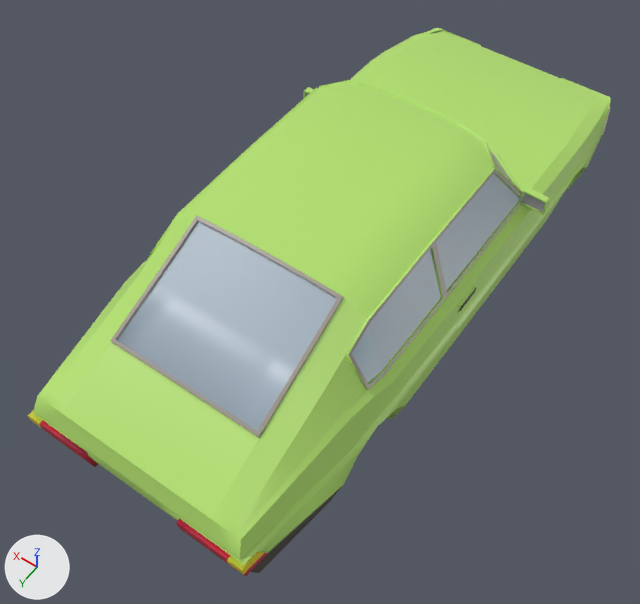
A saved change to the FBX model Assets/Models/Cars/Turbo/Turbo.fbx.
Before and after are seen from a 50 mm lens placed at (-2.33, 3.72, 5.48), pointed at (0.01, 0.45, 0.33). Arrows for +X, +Y and +Z are at lower left; the lights stay in place. Where no turn or scale is listed for an object, it has been applied to the vertices.

In view in the first picture: 'Body', 'Door_R', 'Hood', 'Trunk'.
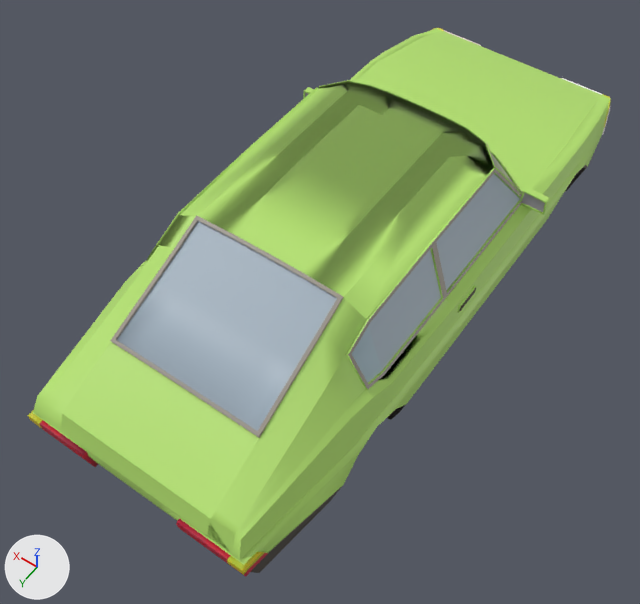
Where the newer file only moved an object's origin or applied its transform, the numbers keep the older frame.

The edits, one by one:
Material 'Body' (mat_body) is new.
Its texture is img_colourpalette_png.
me_circle is used by ob_body; location (0.0, -1.588, 0.178).
me_circle had 1008 vertices, 940 faces and spanned x -1.01..1.01, y -1.16..4.03, z -0.17..1.25.
me_circle no longer uses material mat_material (picture img_colourpalette_png).
me_circle now has 1630 vertices, 1624 faces and spans x -1.01..1.01, y -1.16..4.03, z -0.17..1.25.
me_circle part 1: 33 vertices moved from x -0.71..0.71, y -0.65..0.49, z -0.17..0.73 to x -0.92..0.92, y -0.68..0.49, z -0.17..0.71; 79 vertices removed from x -0.87..0.87, y -0.41..2.58, z -0.17..1.17; 587 vertices added at x -0.96..0.96, y -1.0..3.17, z -0.17..1.25.
me_circle part 2: 3 vertices removed from x -0.86..-0.59, y 3.87..4.0, z 0.42..0.6; 3 vertices added at x -0.59, y 3.9..3.95, z 0.56..0.59.
me_circle part 3: 126 kept faces spanning x -1.01..1.01, y -1.12..4.03, z -0.17..0.46 get new texture (UV) coordinates.
me_circle now uses material mat_body (picture img_colourpalette_png).

What differs and where, as boxes (x1, y1, x2, y2) in the pictures (640 x 604 px; the box of a moved part takes in the faces that stretch with it):
part 1 of me_circle, built on
    before: (488, 146, 585, 191)
    after: (251, 87, 585, 419)
part 2 of me_circle, moved or reshaped (not visible before)
    after: (207, 524, 231, 552)
part 3 of me_circle, surface changed
    both: (243, 28, 611, 575)
